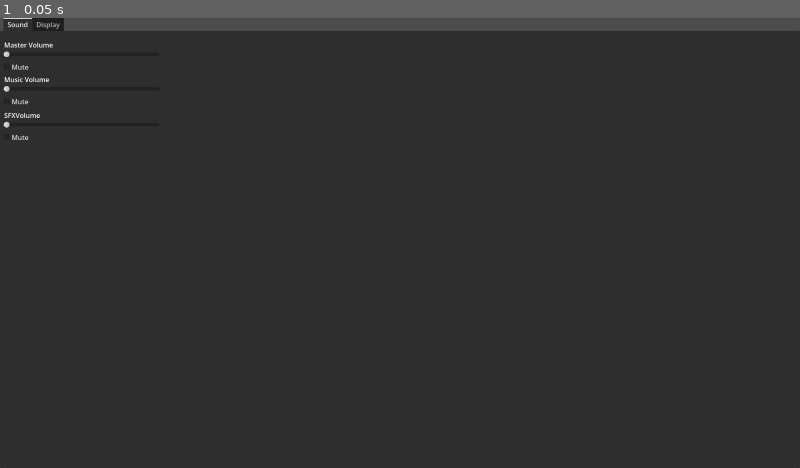
Above: before the commit, frame 1.
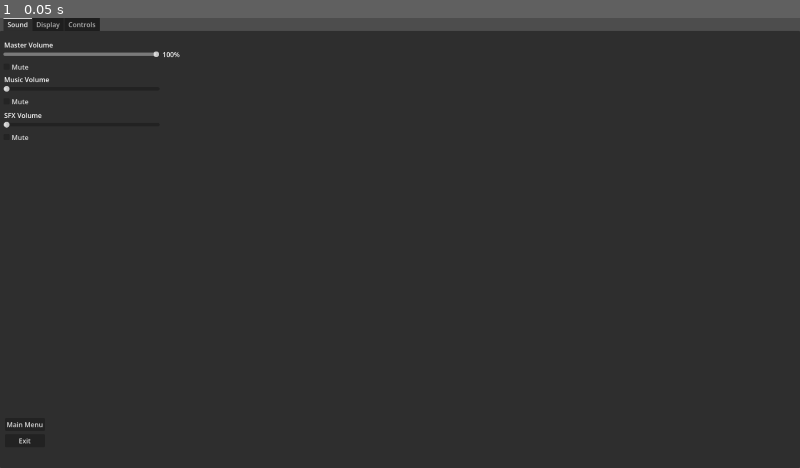
Above: after the commit, the same moment.

Repository: SuperNar3k/GameName-Game-Jam-2026
Game: Godot game, scene res://Scenes/Options.tscn
The game is run twice, just before and just after one commit, with the same random seed, the same clock (stepped at 60 frames per second) and the same inputs. This scene is started directly instead of the project's main scene.
Inputs:
- Up to frame 1 (0.05 s): no input

The runs differ from the first frame. In frame 1, 0.4% of the frame differs, in the area x 0-23%, y 0-95%.

Commit message:
Jason (#47)
* Options Started

Started making the options menu. Currently only have sound and display as the 2 selectable options(Sound is unfinished while display is working). Also set up a setting manager to keep track of current settings for the game.

* Options Menu Elevator Update

The options menu for the most part is finished. Only thing missing would be the logic for a few parts of it as they aren't ready to be implemented (Exit, Main Menu, SFX volume,  Music Volume)

---------

Co-authored-by: jaskress33 <greenmegaman33@gmail.com>

Diff:
--- a/gngj/Scenes/Options.tscn
+++ b/gngj/Scenes/Options.tscn
@@ -1,6 +1,7 @@
 [gd_scene format=3 uid="uid://dftvnlc0al120"]
 
-[ext_resource type="Script" path="res://Scenes/options.gd" id="1_qqnya"]
+[ext_resource type="Script" uid="uid://douhp86xf67kb" path="res://scrips/options.gd" id="1_qqnya"]
+[ext_resource type="AudioStream" uid="uid://pkl8xu438sfn" path="res://assets/sound/music/Elevator Music.mp3" id="2_hg628"]
 
 [node name="Options" type="Control" unique_id=953978234]
 layout_mode = 3
@@ -103,7 +104,7 @@
 offset_top = -26.0
 offset_right = 120.0
 offset_bottom = -3.0
-text = "SFXVolume"
+text = "SFX Volume"
 
 [node name="Label" type="Label" parent="TabContainer/Sound/SFXVolumeSlider3" unique_id=590274517]
 layout_mode = 0
@@ -125,10 +126,20 @@
 layout_mode = 2
 metadata/_tab_index = 1
 
+[node name="Label3" type="Label" parent="TabContainer/Display" unique_id=1237310964]
+layout_mode = 0
+offset_left = 10.0
+offset_top = 22.0
+offset_right = 128.0
+offset_bottom = 45.0
+text = "Resolutions"
+
 [node name="Resolutions" type="OptionButton" parent="TabContainer/Display" unique_id=262572108]
 layout_mode = 0
-offset_right = 32.0
-offset_bottom = 20.0
+offset_left = 8.0
+offset_top = 49.0
+offset_right = 131.0
+offset_bottom = 80.0
 selected = 0
 item_count = 3
 popup/item_0/text = "1920 x 1080"
@@ -138,7 +149,90 @@
 popup/item_2/text = "1280 x 720"
 popup/item_2/id = 0
 
+[node name="Full Screen" type="CheckBox" parent="TabContainer/Display" unique_id=1064860869]
+layout_mode = 0
+offset_left = 4.0
+offset_top = 80.0
+offset_right = 73.0
+offset_bottom = 111.0
+text = "Full Screen"
+
+[node name="Controls" type="Control" parent="TabContainer" unique_id=1588457959]
+visible = false
+layout_mode = 2
+metadata/_tab_index = 2
+
+[node name="RichTextLabel" type="RichTextLabel" parent="TabContainer/Controls" unique_id=2046969773]
+layout_mode = 1
+anchors_preset = 15
+anchor_right = 1.0
+anchor_bottom = 1.0
+grow_horizontal = 2
+grow_vertical = 2
+bbcode_enabled = true
+text = " [b][center]Keyboard and Mouse[/center][/b]
+[center]
++----------------------------------------+----------------------------------------+
+| Select Option                        |Left Click         						|
++----------------------------------------+----------------------------------------+
+| Interact                                  |Mouse (follow)                       |
++----------------------------------------+----------------------------------------+
+| In-Game Menu                     |Esc                                            |
++----------------------------------------+----------------------------------------+
+| Recipe List                             |R                                               |
++----------------------------------------+----------------------------------------+
+| Bookshelf                              |B                                                |
++----------------------------------------+----------------------------------------+
+|Conversation Progression  |Left Click / Space                   |
++----------------------------------------+----------------------------------------+
+[/center]
+ [b][center]Controller[/center][/b]
+[center]
++----------------------------------------+----------------------------------------+
+| Select Option                        |A                        						|
++----------------------------------------+----------------------------------------+
+| Interact                                  |Left Joystick                            |
++----------------------------------------+----------------------------------------+
+| In-Game Menu                     |Settings                                   |
++----------------------------------------+----------------------------------------+
+| Recipe List                             |X                                               |
++----------------------------------------+----------------------------------------+
+| Bookshelf                              |Y                                                |
++----------------------------------------+----------------------------------------+
+|Conversation Progression  |A / B                                          |
++----------------------------------------+----------------------------------------+
+[/center]
+
+
+
+"
+scroll_active = false
+autowrap_mode = 0
+autowrap_trim_flags = 0
+
+[node name="AudioStreamPlayer" type="AudioStreamPlayer" parent="." unique_id=781143972]
+stream = ExtResource("2_hg628")
+autoplay = true
+
+[node name="MainMenu" type="Button" parent="." unique_id=540465813]
+layout_mode = 0
+offset_left = 12.0
+offset_top = 960.0
+offset_right = 108.0
+offset_bottom = 991.0
+text = "Main Menu"
+
+[node name="Exit" type="Button" parent="." unique_id=1031942189]
+layout_mode = 0
+offset_left = 12.0
+offset_top = 999.0
+offset_right = 108.0
+offset_bottom = 1030.0
+text = "Exit"
+
 [connection signal="value_changed" from="TabContainer/Sound/MasterVolumeSlider" to="." method="_on_master_value_changed"]
+[connection signal="toggled" from="TabContainer/Sound/MasterVolumeSlider/CheckBox" to="." method="_on_master_mute_toggled"]
 [connection signal="value_changed" from="TabContainer/Sound/MusicVolumeSlider2" to="." method="_on_master_value_changed"]
 [connection signal="value_changed" from="TabContainer/Sound/SFXVolumeSlider3" to="." method="_on_master_value_changed"]
 [connection signal="item_selected" from="TabContainer/Display/Resolutions" to="." method="_on_resolutions_item_selected"]
+[connection signal="toggled" from="TabContainer/Display/Full Screen" to="." method="_on_full_screen_toggled"]
--- /dev/null
+++ b/gngj/assets/sound/default_bus_layout.tres
@@ -0,0 +1,4 @@
+[gd_resource type="AudioBusLayout" format=3 uid="uid://bvhp71ua2iiax"]
+
+[resource]
+bus/0/volume_db = 0.86273575
--- a/gngj/project.godot
+++ b/gngj/project.godot
@@ -16,6 +16,14 @@
 config/features=PackedStringArray("4.6", "GL Compatibility")
 config/icon="res://assets/icon.svg"
 
+[audio]
+
+buses/default_bus_layout="uid://bvhp71ua2iiax"
+
+[autoload]
+
+SettingsManager="*uid://dvay4lmhnucxm"
+
 [display]
 
 window/size/viewport_width=1920
--- /dev/null
+++ b/gngj/scrips/options.gd
@@ -0,0 +1,41 @@
+extends Control
+
+
+# Called when the node enters the scene tree for the first time.
+func _ready() -> void:
+	$TabContainer/Sound/MasterVolumeSlider.value = SettingsManager.settings.master_volume
+	$TabContainer/Sound/MasterVolumeSlider/Label.text = "%d%%" % int(round(SettingsManager.settings.master_volume * 100))
+
+#Change master volume
+func _on_master_value_changed(value: float):
+	SettingsManager.settings.master_volume = value
+	$TabContainer/Sound/MasterVolumeSlider/Label.text = "%d%%" % int(round(SettingsManager.settings.master_volume * 100))
+	SettingsManager.apply_all()
+	SettingsManager.save_settings()
+
+#Change resolution of the game
+func _on_resolutions_item_selected(index: int):
+	match index:
+		0:
+			SettingsManager.settings.resolution = Vector2i(1920,1080)
+			SettingsManager.apply_all()
+			SettingsManager.save_settings()
+		1:
+			SettingsManager.settings.resolution = Vector2i(1600,900)
+			SettingsManager.apply_all()
+			SettingsManager.save_settings()
+
+		2:
+			SettingsManager.settings.resolution = Vector2i(1280,720)
+			SettingsManager.apply_all()
+			SettingsManager.save_settings()
+
+
+func _on_full_screen_toggled(toggled_on: bool) -> void:
+	SettingsManager.settings.fullscreen = toggled_on
+	SettingsManager.apply_all()
+	SettingsManager.save_settings()
+
+
+func _on_master_mute_toggled(toggled_on: bool) -> void:
+	AudioServer.set_bus_mute(AudioServer.get_bus_index("Master"), toggled_on)
--- /dev/null
+++ b/gngj/scrips/setting_manager.gd
@@ -0,0 +1,34 @@
+extends Node
+#Setting variables to be called by the game
+var settings = {
+	"master_volume": 1.0,
+	"music_volume": 1.0,
+	"sfx_volume": 1.0,
+	"fullscreen": false,
+	"resolution": Vector2i(1920,1080)
+}
+
+#On start loads last saved settings
+func _ready() -> void:
+	load_settings()
+	apply_all()
+
+#Appliess current settings
+func apply_all():
+	AudioServer.set_bus_volume_db(AudioServer.get_bus_index("Master"), linear_to_db(settings.master_volume))
+	DisplayServer.window_set_mode(DisplayServer.WINDOW_MODE_FULLSCREEN if settings.fullscreen else DisplayServer.WINDOW_MODE_WINDOWED)
+	DisplayServer.window_set_size(settings.resolution)
+
+#Saves settings
+func save_settings():
+	var config = ConfigFile.new()
+	for key in settings:
+		config.set_value("settings", key, settings[key])
+	config.save("user://settings.cfg")
+
+#Loads current settings
+func load_settings():
+	var config = ConfigFile.new()
+	if config.load("user://setings.cfg") == OK:
+		for key in settings:
+			settings[key] = config.get_value("settings", key, settings[key])
Not shown, added: gngj/assets/sound/music/Elevator Music.mp3.import
Not shown, added: gngj/scrips/options.gd.uid
Not shown, added: gngj/scrips/setting_manager.gd.uid
Not shown, added: gngj/assets/sound/music/Elevator Music.mp3
